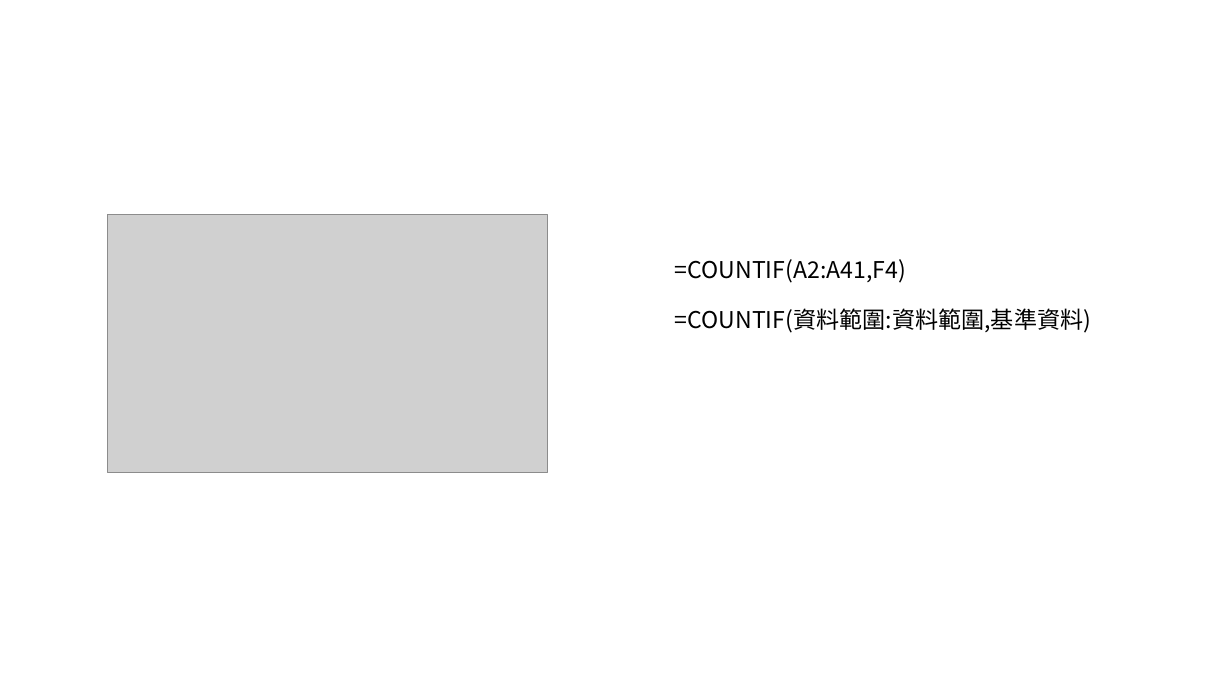
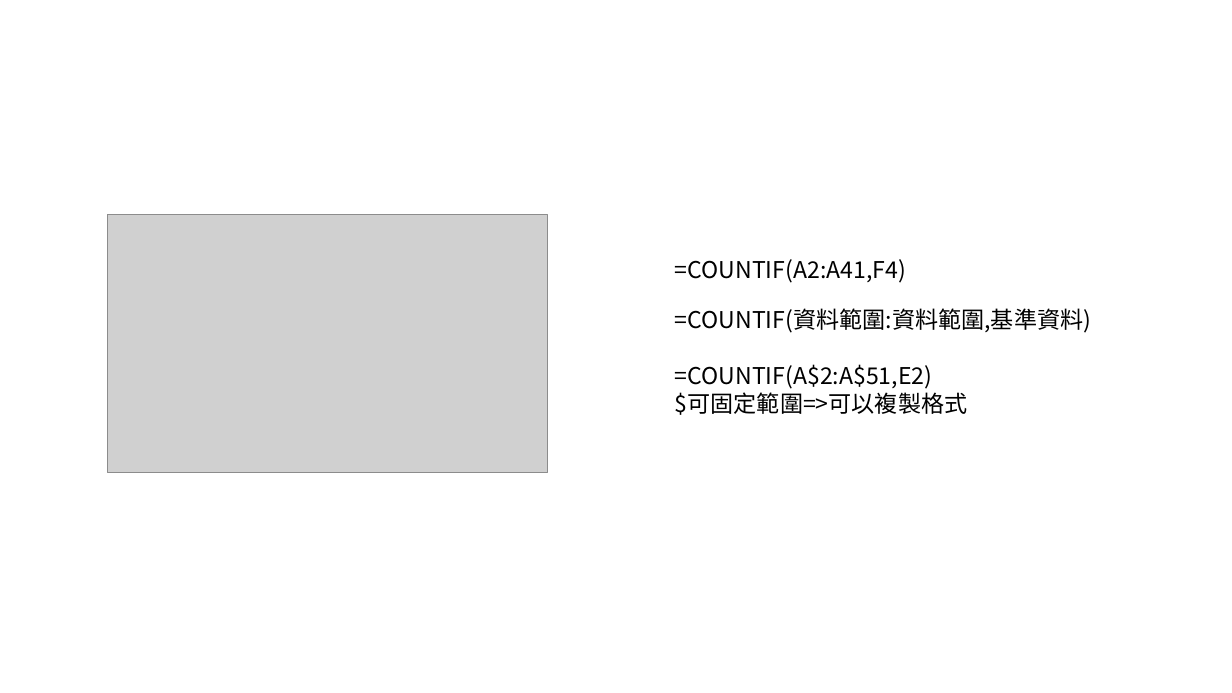
Before and after one commit to Sheng-wayne/Static-1, a slide deck: slide 2 of EXCEL0929.pptx. Drawn at 1232x693 pixels with LibreOffice and Linux fonts; fonts in the diff are those of the drawing; grey boxes stand for pictures. Boxes give left, top, right and bottom in pixels: in the first picture for what was removed or moved away, otherwise in the second. Text is boxed around its words. In the diff, an @@ line names an element or a change of style, - is before the commit and + after.

```diff
--- a/EXCEL0929.pptx
+++ b/EXCEL0929.pptx
@@ text at box(675, 364, 968, 415): paragraphs added @@
+=COUNTIF(A$2:A$51,E2)
+$可固定範圍=>可以複製格式
```
Also in this commit, not shown: 3 slides added, 1 slide removed.
